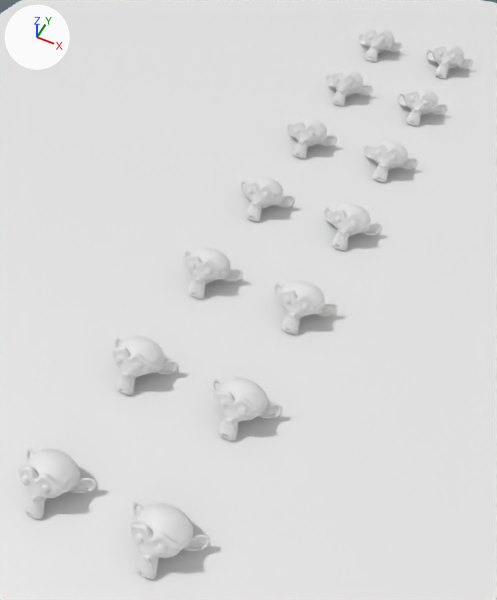
Renders of the Blender file src/ts/gl/focused/blend-files/focused.blend from each side of a commit.
Camera for both pictures: a camera (50 mm lens) standing at (7.9, -21.1, 20.0) and looking at (-0.8, -3.6, -1.8). Every picture has the same lights, and +X, +Y and +Z are marked at upper left.

In view in the first picture: 'Plane', 'Suzanne'.
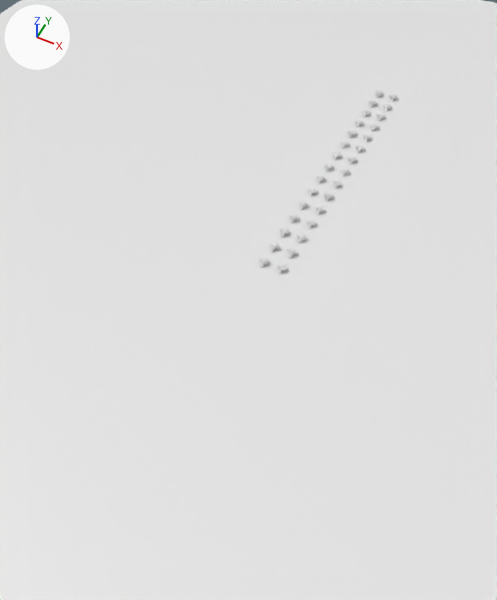
What changed in the scene script:
```text
Change me_suzanne:
    where me_suzanne.from_pydata(...)  # 507 vertices, 500 faces; spans x -1.37..1.37, y -0.99..1.11, z -0.06..1.53
    used by ob_suzanne; location = (-2.0, -15.0, 0.0)
    me_suzanne part 1: the whole mesh is scaled about its middle by 0.207, then moved by (0.0, -0.16, -0.58)
Change ob_suzanne:
    ob_suzanne.location: (-2.0, -15.0, 0.0) -> (-0.4, -2.97, 0.0)
    where _m = ob_suzanne.modifiers.new('Array', 'ARRAY')
    _m.constant_offset_displace: (4.0, 0.0, 0.0) -> (0.8, 0.0, 0.0)
    where _m = ob_suzanne.modifiers.new('Array.001', 'ARRAY')
    _m.count: 7 -> 15
    where _m = ob_suzanne.modifiers.new('Array.001', 'ARRAY')
    _m.constant_offset_displace: (0.0, 5.0, 0.0) -> (0.0, 1.0, 0.0)
```

Where the change shows, as pixel boxes (x1, y1, x2, y2) in the pictures (497 x 600 px):
'Suzanne', mesh rescaled, moved, modifiers changed (69% narrower, 66% shorter): before (18, 28, 473, 579); after (259, 90, 399, 274)
